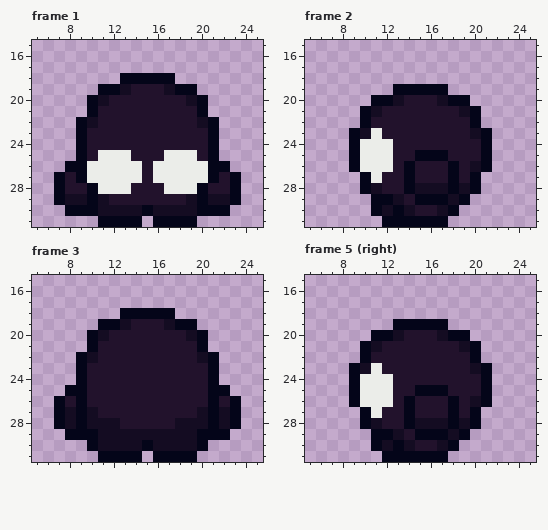
Two states of a pixel-art file, Projeto/Assets/Player/sprPlayer-TopDown-SpriteSheet.ase. That is the earlier state.
32x32 pixels, 20 frames. Shown: frame 1: x 5..25, y 15..31; frame 2: x 5..25, y 15..31; frame 3: x 5..25, y 15..31; frame 5 (right): x 5..25, y 15..31. The commit also changed other frames, which this record leaves out.
And afterwards:
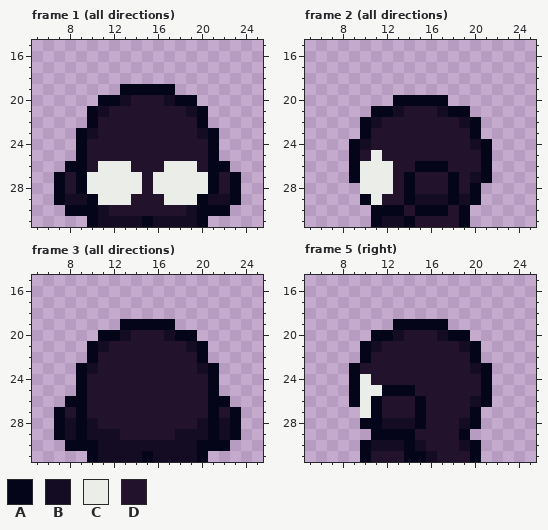
Palette (. is transparent): A #040519  B #140c22  C #ebede9  D #22122c
The author wrote: sprite sheet topdown sedfiorfwoifrewhioufrwhio
Edits made:
Changed rows in their new state; - is an unchanged pixel.
Frame 1 (all directions):
first column x 9:
18 ----.....----
19 --..AAAAA..--
20 -.AAB---BAA.-
21 --B-------B--
22 .A---------A.
23 -B---------B-
25 --DDD---DDD--
26 -D---D-D---D-
28 AC---C-C---CA
29 --CCC---CCC--
30 ---DDDDDDD---
31 -ABBBBABBBBA-
Frame 2 (all directions):
first column x 9:
19 ----.....----
20 --..AAAAA..--
21 -.AAB---BAA.-
22 --B-------B--
23 .AD--------A.
24 -BDD-------B-
25 -D-D--DDD----
26 -----DAAAD-D-
27 AC-C-------BA
28 -CCC--DDD-D--
29 -ACDDABBBABA-
30 ---A-DAAADA--
31 --ABB-DDDDA--
Frame 3 (all directions):
first column x 7:
18 ------.....------
19 ----..AAAAA..----
20 ---.AAB---BAA.---
21 ----B-------B----
22 --.A---------A.--
23 ---B---------B---
25 -.-------------.-
26 .A-------------A.
27 -D-D---------D-D-
28 ----DD-----DD----
29 AB-B--DDDDD--B-BA
30 -AA-----B-----AA-
31 ---ABBBBABBBBA---
Frame 5 (right):
first column x 10:
23 DD---------
24 -DD--------
25 --AAADDD---
26 -AD-DA--D--
27 CA--DA--D--
28 -ABBBADDD--
29 ---AADDDD--
30 AB-BAB-DDBA
31 ADDD--BDDDA
Boxes around the changes in both pictures, in picture pixels (x1, y1, x2, y2):
changed: (76, 73, 219, 227)
changed: (349, 84, 492, 227)
changed: (54, 308, 241, 462)
changed: (360, 363, 481, 462)
